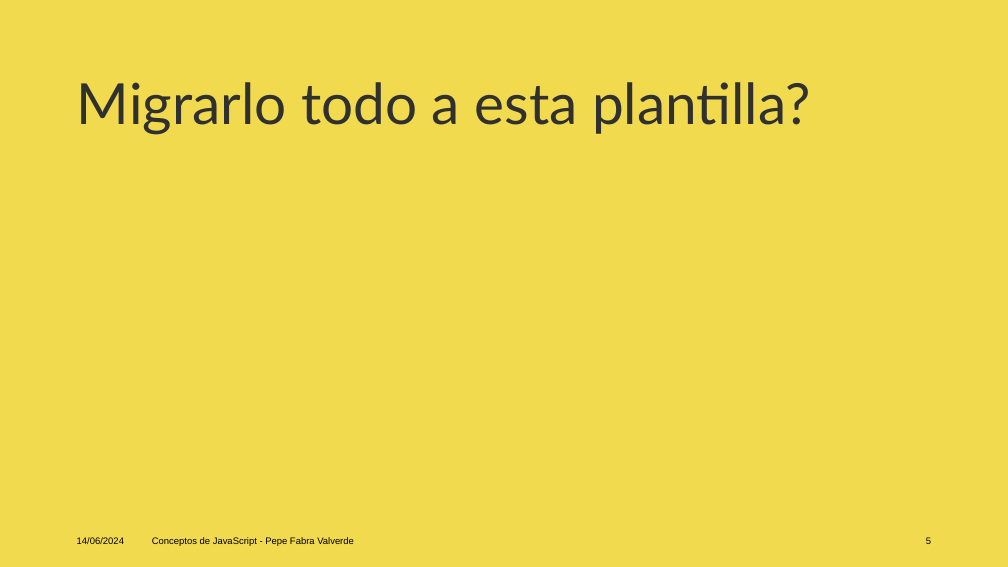
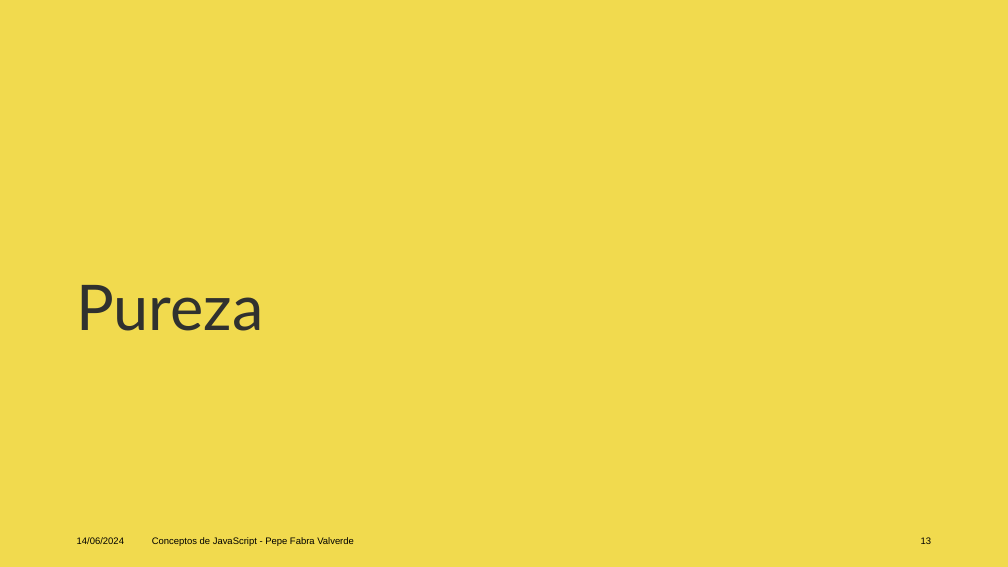
Before and after one commit to jofaval/talks-about, a slide deck: slide 13 of concepts-of-js/conceps-of-js.es.pptx (slide 5 before the commit). Drawn at 1008x567 pixels with LibreOffice and Linux fonts; fonts in the diff are those of the drawing. Boxes give left, top, right and bottom in pixels: in the first picture for what was removed or moved away, otherwise in the second. Text is boxed around its words. In the diff, an @@ line names an element or a change of style, - is before the commit and + after.

```diff
--- a/concepts-of-js/conceps-of-js.es.pptx
+++ b/concepts-of-js/conceps-of-js.es.pptx
@@ title removed at bbox=[77, 82, 810, 135] @@
-Migrarlo todo a esta plantilla?
@@ title added at bbox=[76, 285, 263, 331], 60 pt, text #30312F @@
+Pureza
@@ page number at bbox=[921, 537, 932, 544]: text changed @@
-5
+13
```
Also in this commit, not shown: 2 other slides changed, 111 slides added, 1 other file.
